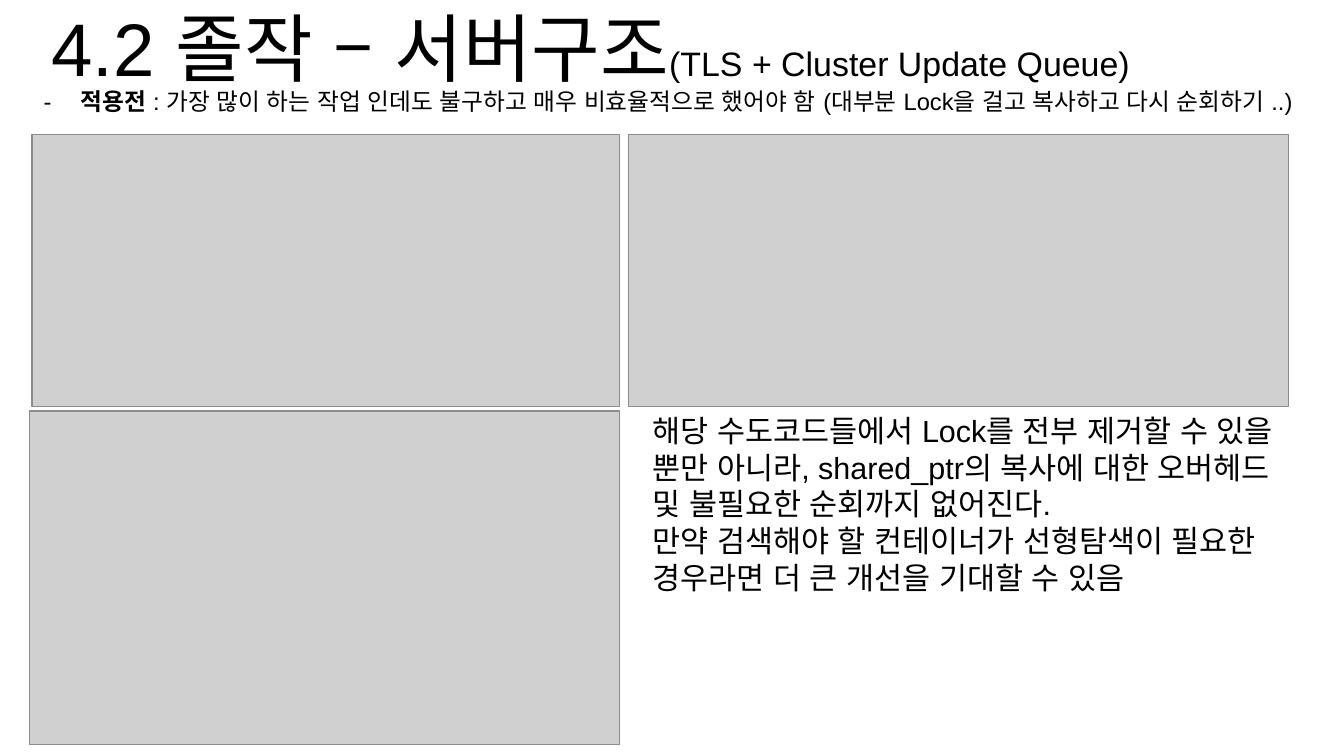
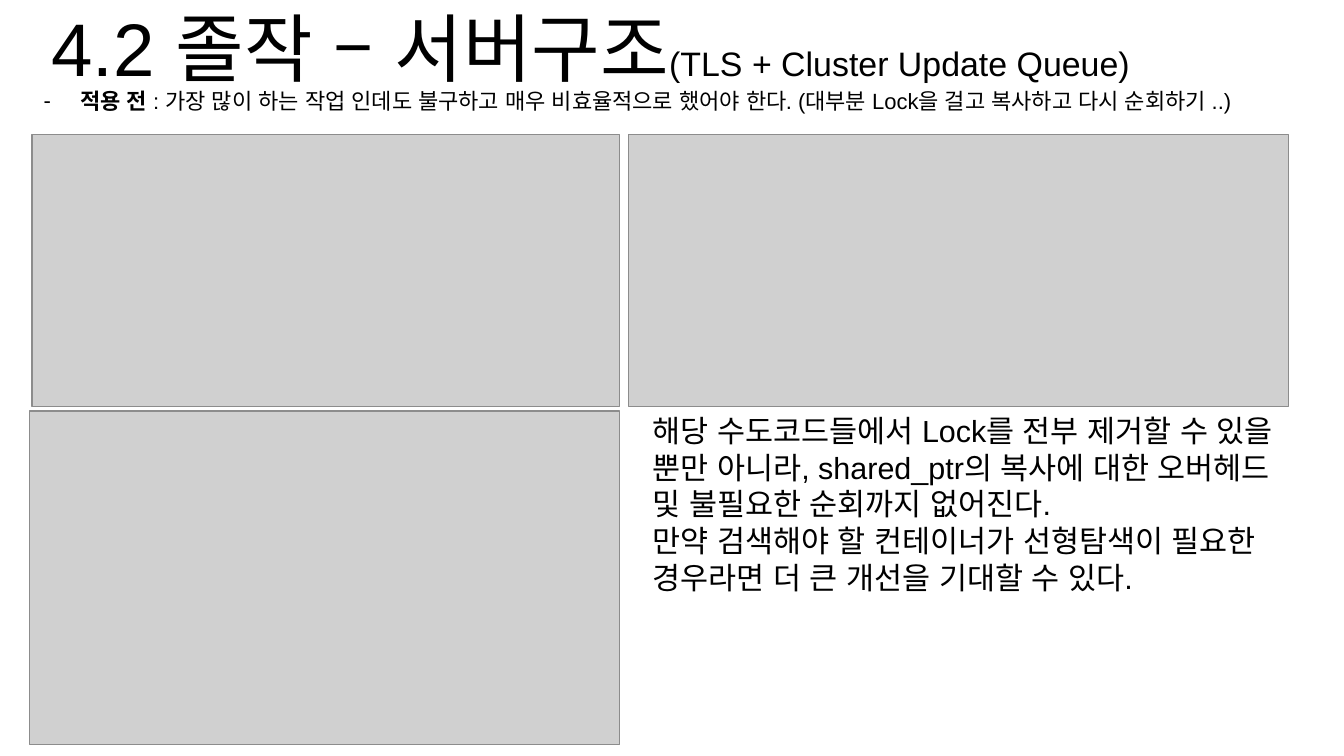
Before and after one commit to hypernagox/FYP_Evergreen, a slide deck: slide 7 of 포트폴리오/서버_최재혁/포트폴리오.pptx. Drawn at 1344x756 pixels with LibreOffice and Linux fonts; fonts in the diff are those of the drawing; grey boxes stand for pictures. Boxes give left, top, right and bottom in pixels: in the first picture for what was removed or moved away, otherwise in the second. Text is boxed around its words. In the diff, an @@ line names an element or a change of style, - is before the commit and + after.

```diff
--- a/포트폴리오/서버_최재혁/포트폴리오.pptx
+++ b/포트폴리오/서버_최재혁/포트폴리오.pptx
@@ text at (80,90,1206,114): text changed; size 14 to 12.9 pt @@
-– 적용전 : 가장 많이 하는 작업 인데도 불구하고 매우 비효율적으로 했어야 함 (대부분 Lock을 걸고 복사하고 다시 순회하기 ..)
+– 적용 전 : 가장 많이 하는 작업 인데도 불구하고 매우 비효율적으로 했어야 한다. (대부분 Lock을 걸고 복사하고 다시 순회하기 ..)
@@ text at (653,526,1256,592): text changed @@
-만약 검색해야 할 컨테이너가 선형탐색이 필요한 경우라면 더 큰 개선을 기대할 수 있음
+만약 검색해야 할 컨테이너가 선형탐색이 필요한 경우라면 더 큰 개선을 기대할 수 있다.
```
Also in this commit, not shown: 6 other slides changed.
